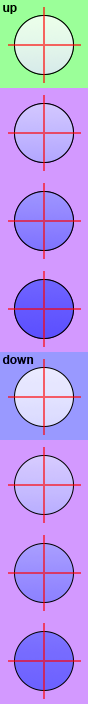
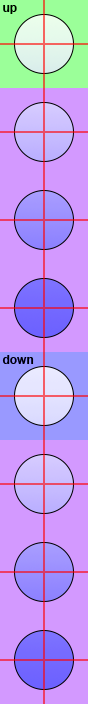
Comparing the layer stacks of the two 88 × 704 images. Changes:
painted on "crosshairs" over 0, 0, 88, 704
painted on "button outlines" (1st of 2) over 14, 14, 74, 339
renamed "button outlines copy 2" to "button outlines", painted on it over 14, 366, 74, 691
removed layer "button outlines copy" over 14, 15, 74, 339
